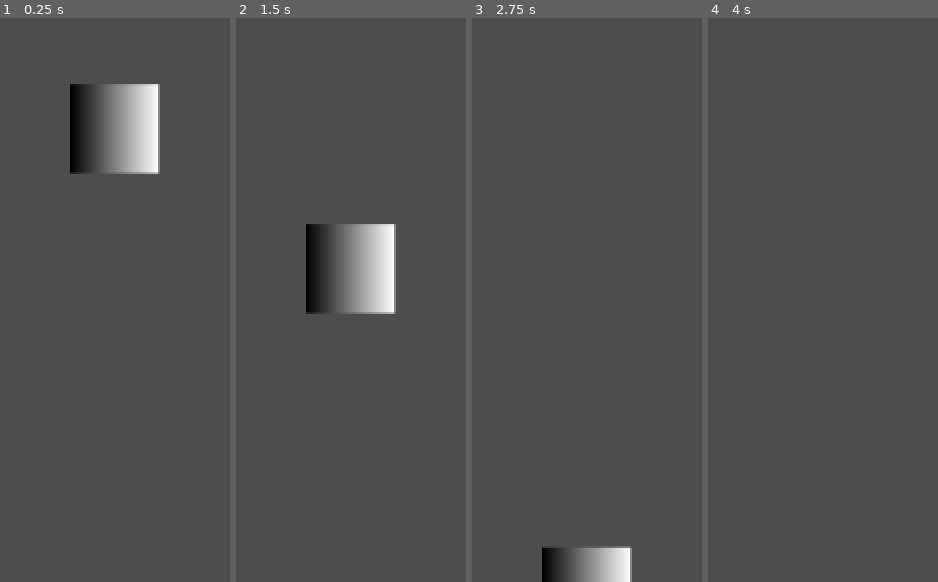
Above: before the commit, frames 1-4 (left to right).
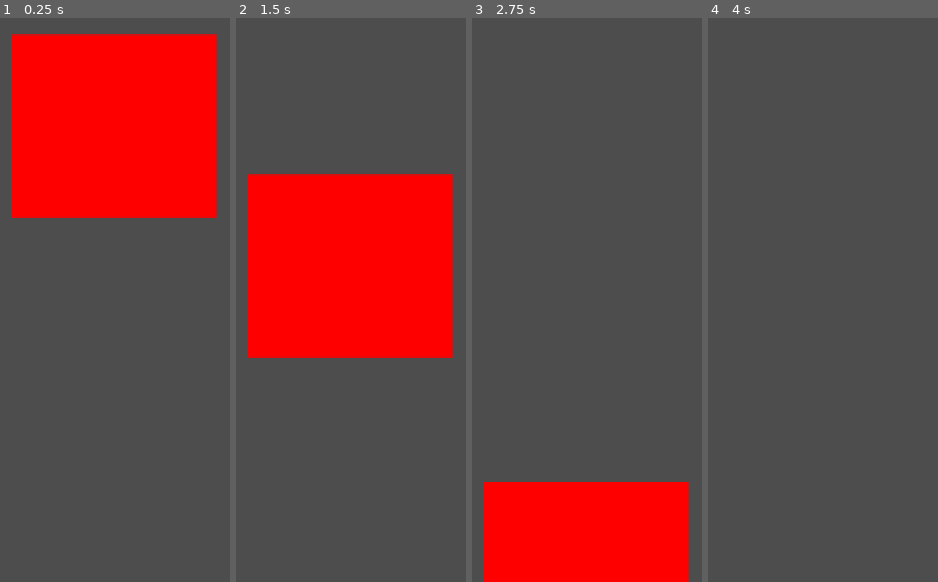
Above: after the commit, the same moments.

Repository: Devallex/Pressure-Chamber
Game: Godot game, scene res://control/particle_representation.tscn
Same seed, same stepped clock (60 frames per second), same inputs: the game is played once before the commit and once after it. This scene is started directly instead of the project's main scene.
Inputs (mouse positions are in pixels of both pictures, inside the frame that each line leads up to):
- Up to frame 1 (0.25 s): no input
- Up to frame 2 (1.5 s): tap Enter at 0.5 s; move the mouse to (outside the picture) at 0.52 s; hold D 0.53-1.25 s; tap Space (toggle) at 0.6 s; click (outside the picture) at 0.67 s; drag from (outside the picture) to (348, 130) at 1.27 s
- Up to frame 3 (2.75 s): move the mouse to (outside the picture) at 2.02 s; hold D from 2.03 s (still down); hold Q from 2.03 s (still down)
- Up to frame 4 (4 s): release D at 2.75 s; release Q at 2.75 s; drag from (740, 311) to (outside the picture) at 2.77 s; tap Space (toggle) at 3.5, 3.6 s; move the mouse to (outside the picture) at 3.52 s; hold A from 3.53 s (still down)

The runs differ from the first frame. In frame 1, 29% of the frame differs, in the area x 5-95%, y 2-36%; in frame 2, 29%; in frame 3, 16%; in frame 4, nothing differs.

Commit message:
Refactor particle class and update scene resources for improved boundary detection

Diff:
--- a/control/particle.gd
+++ b/control/particle.gd
@@ -1 +1,19 @@
-extends RigidBody2D
+class_name Particle extends RigidBody2D
+
+@onready var window_size = get_viewport().get_visible_rect().size
+
+func is_going_out() -> bool:
+	var pos = global_position
+	var radius = 100  # Adjust based on particle size
+
+	#return pos.x < -buffer or pos.x > window_size.x + buffer or \
+		   #pos.y < -buffer or pos.y > window_size.y + buffer
+	return (pos.y - radius < 0) or \
+	(pos.y + radius > window_size.y) or \
+	(false) or \
+	(false)
+
+func _process(delta: float) -> void:
+	if is_going_out():
+		print("IT'S COMING OUT")
+		gravity_scale = gravity_scale * -1
--- a/control/particle.tscn
+++ b/control/particle.tscn
@@ -5,10 +5,13 @@
 [sub_resource type="CircleShape2D" id="CircleShape2D_vb7p7"]
 radius = 100.0
 
-[sub_resource type="Gradient" id="Gradient_vb7p7"]
+[sub_resource type="Gradient" id="Gradient_inuur"]
+offsets = PackedFloat32Array(0.00177305)
+colors = PackedColorArray(1, 0, 0, 1)
 
-[sub_resource type="GradientTexture2D" id="GradientTexture2D_70kk8"]
-gradient = SubResource("Gradient_vb7p7")
+[sub_resource type="GradientTexture2D" id="GradientTexture2D_kdtdn"]
+gradient = SubResource("Gradient_inuur")
+fill_to = Vector2(1, 1)
 
 [node name="Particle" type="RigidBody2D"]
 gravity_scale = 0.0
@@ -18,4 +21,6 @@
 shape = SubResource("CircleShape2D_vb7p7")
 
 [node name="Sprite2D" type="Sprite2D" parent="."]
-texture = SubResource("GradientTexture2D_70kk8")
+position = Vector2(0, -2)
+scale = Vector2(2.3125, 2.0625)
+texture = SubResource("GradientTexture2D_kdtdn")
